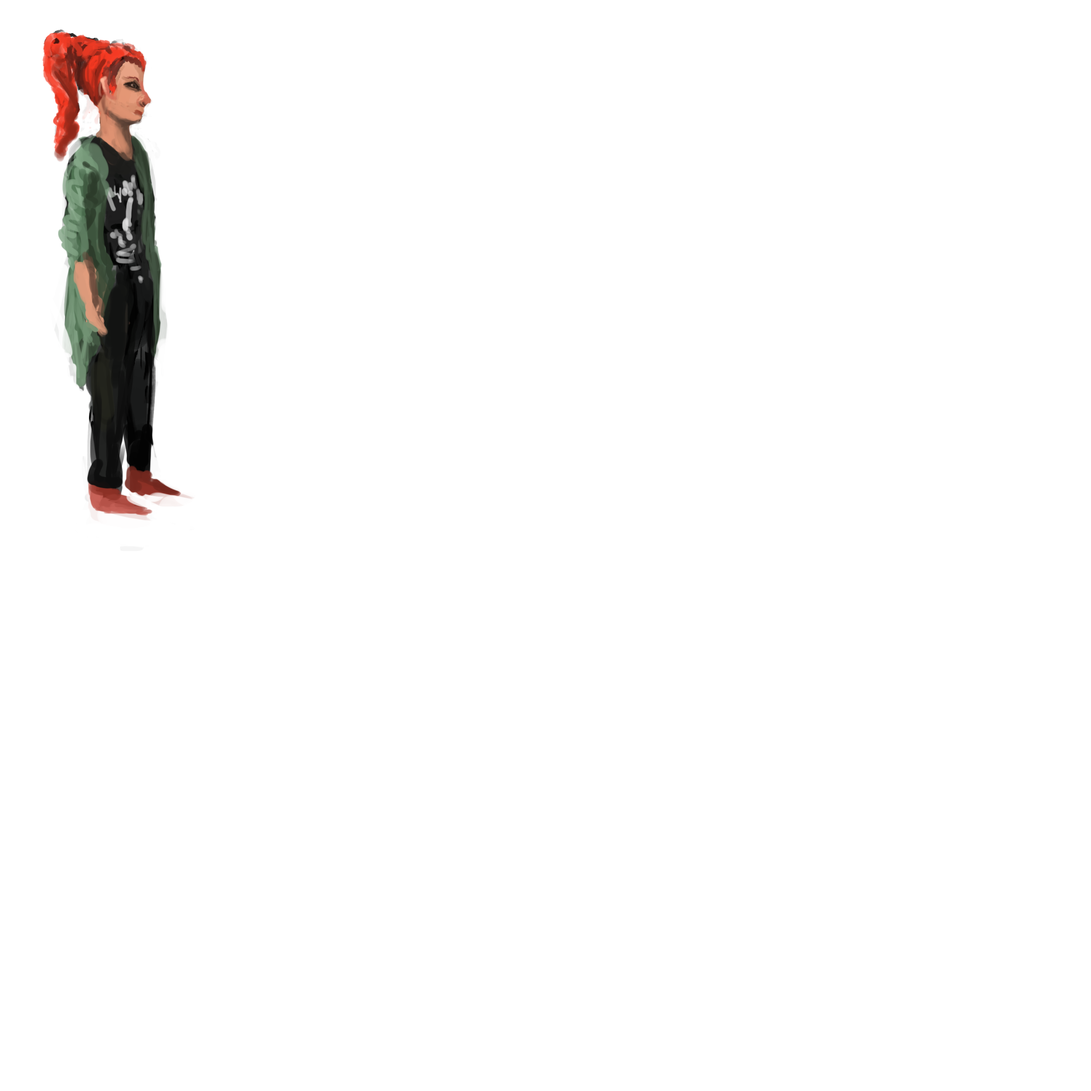
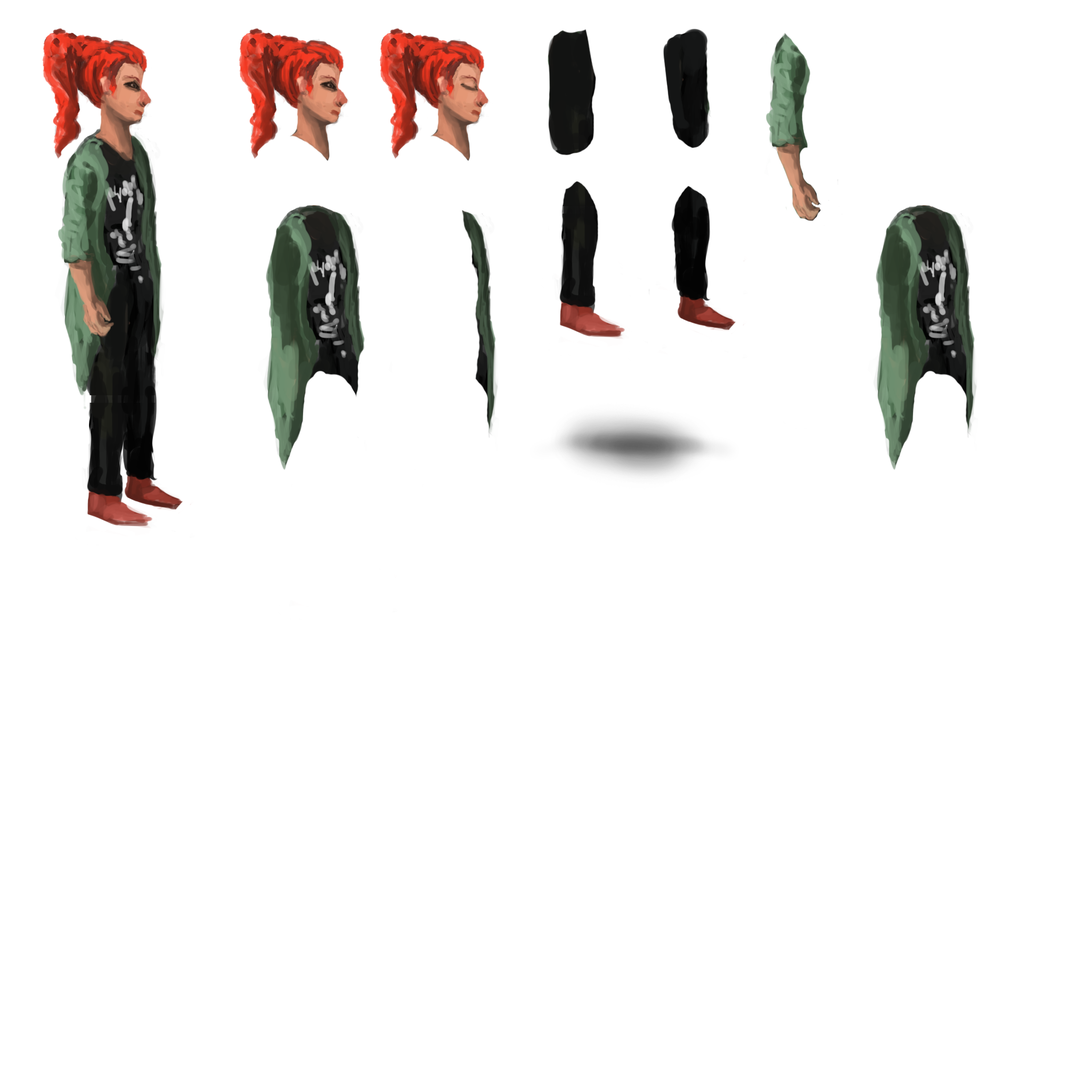
Revision of a layered (1091, 1091) image; what changed, layer by layer:
added layer "Layer 19" in group "MainCharacter" over [663, 33, 691, 130]
added layer "Layer 16 copy 2" in group "MainCharacter" over [238, 27, 978, 613]
added layer "Layer 16 copy" in group "MainCharacter" over [765, 32, 904, 430]
painted on "Layer 16" over [52, 27, 196, 552]
added layer "Layer 18" above "Layer 17" over [536, 407, 736, 485]
